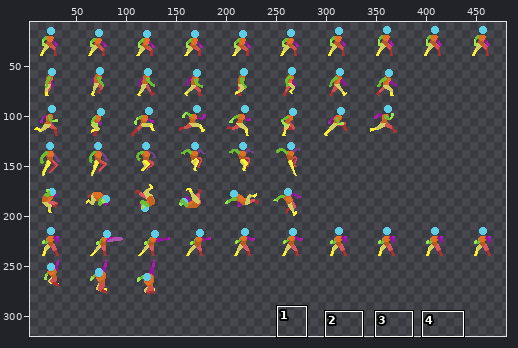
Two states of a sprite sheet, public/sprites/Player.png. The first picture is a wide view before the edit; the outline marks the close-up.
Close-up. Before the commit:
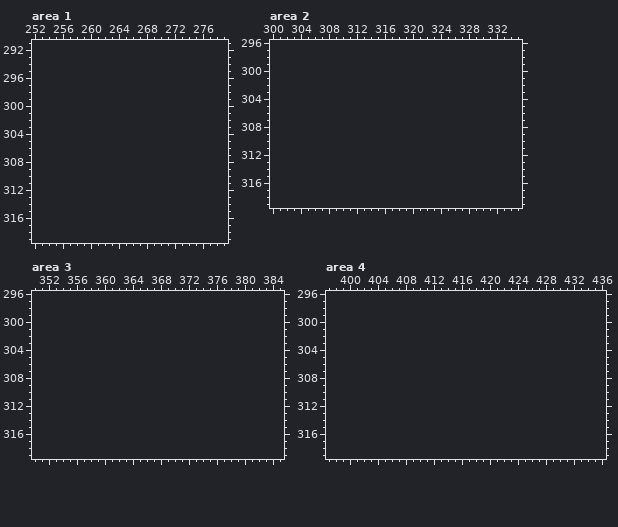
The file is 480x280 pixels. Shown: area 1: x 252..279, y 291..319; area 2: x 300..335, y 296..319; area 3: x 350..385, y 296..319; area 4: x 397..436, y 296..319. The old version is drawn lined up with the new one, on the new canvas. The wide view leaves out empty margins. The commit also changed other parts of the picture, which this record leaves out.
Once edited:
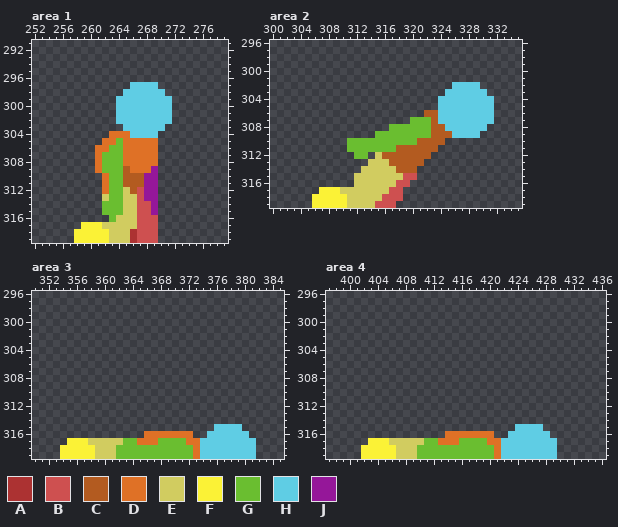
Palette (. is transparent): A #ac3232  B #ce5050  C #b35b20  D #df7126  E #d1cc60  F #fbf236  G #6abe30  H #5fcde4  J #951799
The exact change:
{"change": "canvas 480x280 -> 480x320"}
{"where": "area 1"}
{"y":297,"x":266,"old":"....","new":"HHHH"}
{"y":298,"x":265,"old":"......","new":"HHHHHH"}
{"y":299,"x":264,"old":"........","new":"HHHHHHHH"}
{"y":300,"x":264,"old":"........","new":"HHHHHHHH"}
{"y":301,"x":264,"old":"........","new":"HHHHHHHH"}
{"y":302,"x":264,"old":"........","new":"HHHHHHHH"}
{"y":303,"x":265,"old":"......","new":"HHHHHH"}
{"y":304,"x":263,"old":".......","new":"DDDHHHH"}
{"y":305,"x":262,"old":"........","new":"DDGDDDDD"}
{"y":306,"x":261,"old":".........","new":"DDGGDDDDD"}
{"y":307,"x":261,"old":".........","new":"DGGGDDDDD"}
{"y":308,"x":261,"old":".........","new":"DGGGDDDDD"}
{"y":309,"x":261,"old":".........","new":"DGGGCDDDJ"}
{"y":310,"x":262,"old":"........","new":"DGGCCCJJ"}
{"y":311,"x":262,"old":"........","new":"DGGCCCJJ"}
{"y":312,"x":262,"old":"........","new":"DGGECBJJ"}
{"y":313,"x":262,"old":"........","new":"EGGEEBJJ"}
{"y":314,"x":262,"old":"........","new":"GGGEEBBJ"}
{"y":315,"x":262,"old":"........","new":"GGGEEBBJ"}
{"y":316,"x":263,"old":".......","new":"GEEEBBB"}
{"y":317,"x":259,"old":"...........","new":"FFFEEEEEBBB"}
{"y":318,"x":258,"old":"............","new":"FFFFFEEEABBB"}
{"y":319,"x":258,"old":"............","new":"FFFFFEEEABBB"}
{"where": "area 2"}
{"y":302,"x":326,"old":"....","new":"HHHH"}
{"y":303,"x":325,"old":"......","new":"HHHHHH"}
{"y":304,"x":324,"old":"........","new":"HHHHHHHH"}
{"y":305,"x":324,"old":"........","new":"HHHHHHHH"}
{"y":306,"x":322,"old":"..........","new":"CCHHHHHHHH"}
{"y":307,"x":320,"old":"............","new":"GGGCHHHHHHHH"}
{"y":308,"x":317,"old":"..............","new":"GGGGGGCCHHHHHH"}
{"y":309,"x":315,"old":"...............","new":"GGGGGGGGCCCHHHH"}
{"y":310,"x":311,"old":"..............","new":"GGGGGGGGGGCCCC"}
{"y":311,"x":311,"old":".............","new":"GGGGGGGCCCCCC"}
{"y":312,"x":312,"old":"..","new":"GG"}
{"y":312,"x":315,"old":"........","new":"ECCCCCCC"}
{"y":313,"x":314,"old":"........","new":"EEECCCCC"}
{"y":314,"x":313,"old":"........","new":"EEEEECCC"}
{"y":315,"x":312,"old":".........","new":"EEEEEEEBB"}
{"y":316,"x":312,"old":"........","new":"EEEEEEBB"}
{"y":317,"x":307,"old":"............","new":"FFFEEEEEEEBB"}
{"y":318,"x":306,"old":".............","new":"FFFFFEEEEEBBB"}
{"y":319,"x":306,"old":"............","new":"FFFFFEEEEBBB"}
{"where": "area 3"}
{"y":315,"x":376,"old":"....","new":"HHHH"}
{"y":316,"x":366,"old":".......","new":"DDDDDDD"}
{"y":316,"x":375,"old":"......","new":"HHHHHH"}
{"y":317,"x":355,"old":"...........................","new":"FFFEEEEEGGDDDGGGGDDHHHHHHHH"}
{"y":318,"x":354,"old":"............................","new":"FFFFFEEEGGGGGGGGGGGDHHHHHHHH"}
{"y":319,"x":354,"old":"............................","new":"FFFFFEEEGGGGGGGGGGGDHHHHHHHH"}
{"where": "area 4"}
{"y":315,"x":424,"old":"....","new":"HHHH"}
{"y":316,"x":414,"old":".......","new":"DDDDDDD"}
{"y":316,"x":423,"old":"......","new":"HHHHHH"}
{"y":317,"x":403,"old":"...........................","new":"FFFEEEEEGGDDDGGGGDDHHHHHHHH"}
{"y":318,"x":402,"old":"............................","new":"FFFFFEEEGGGGGGGGGGGDHHHHHHHH"}
{"y":319,"x":402,"old":"............................","new":"FFFFFEEEGGGGGGGGGGGDHHHHHHHH"}
